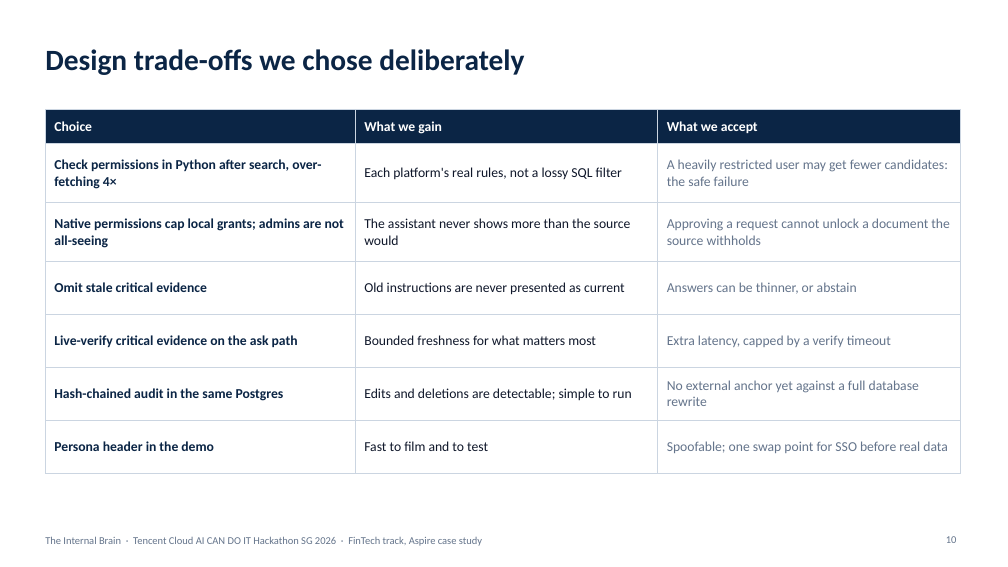
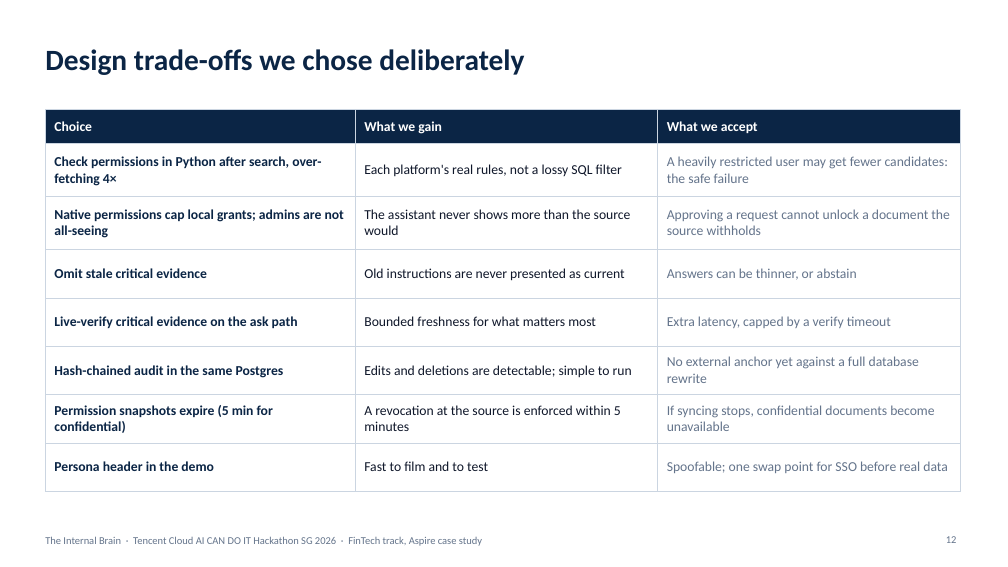
Before and after one commit to pavan2184/tencent-hack, a slide deck: slide 12 of docs/presentations/internal-brain-architecture.pptx (slide 10 before the commit). Drawn at 1008x567 pixels with LibreOffice and Linux fonts; fonts in the diff are those of the drawing. Boxes give left, top, right and bottom in pixels: in the first picture for what was removed or moved away, otherwise in the second. Text is boxed around its words. In the diff, an @@ line names an element or a change of style, - is before the commit and + after.

```diff
--- a/docs/presentations/internal-brain-architecture.pptx
+++ b/docs/presentations/internal-brain-architecture.pptx
@@ table at (45,110,960,477) @@
+row 7: Permission snapshots expire (5 min for confidential) | A revocation at the source is enforced within 5 minutes | If syncing stops, confidential documents become unavailable
@@ page number at (946,536,957,543): text changed @@
-10
+12
```
Also in this commit, not shown: 7 other slides changed, 2 slides added, 3 other files.
